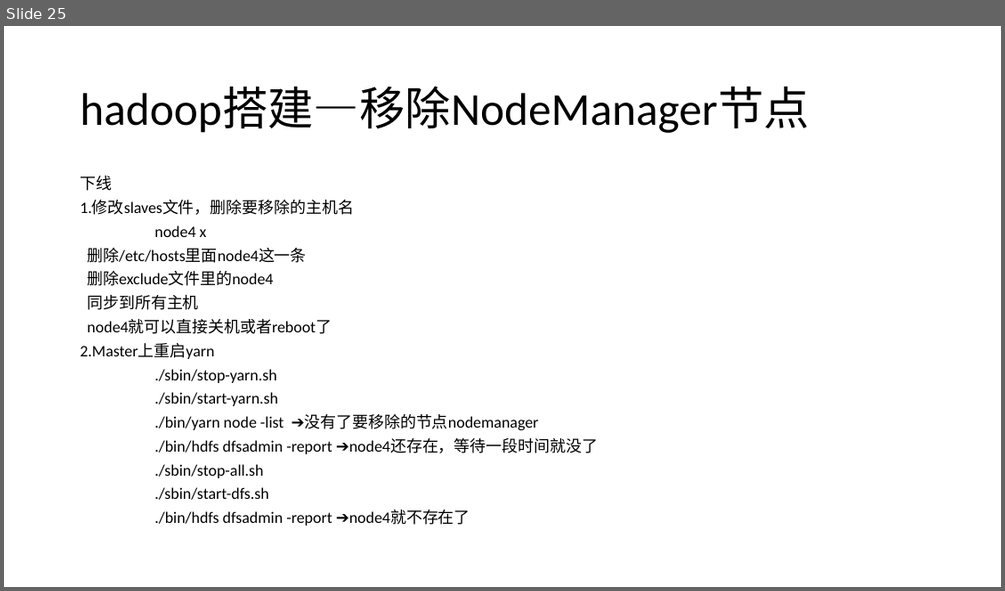
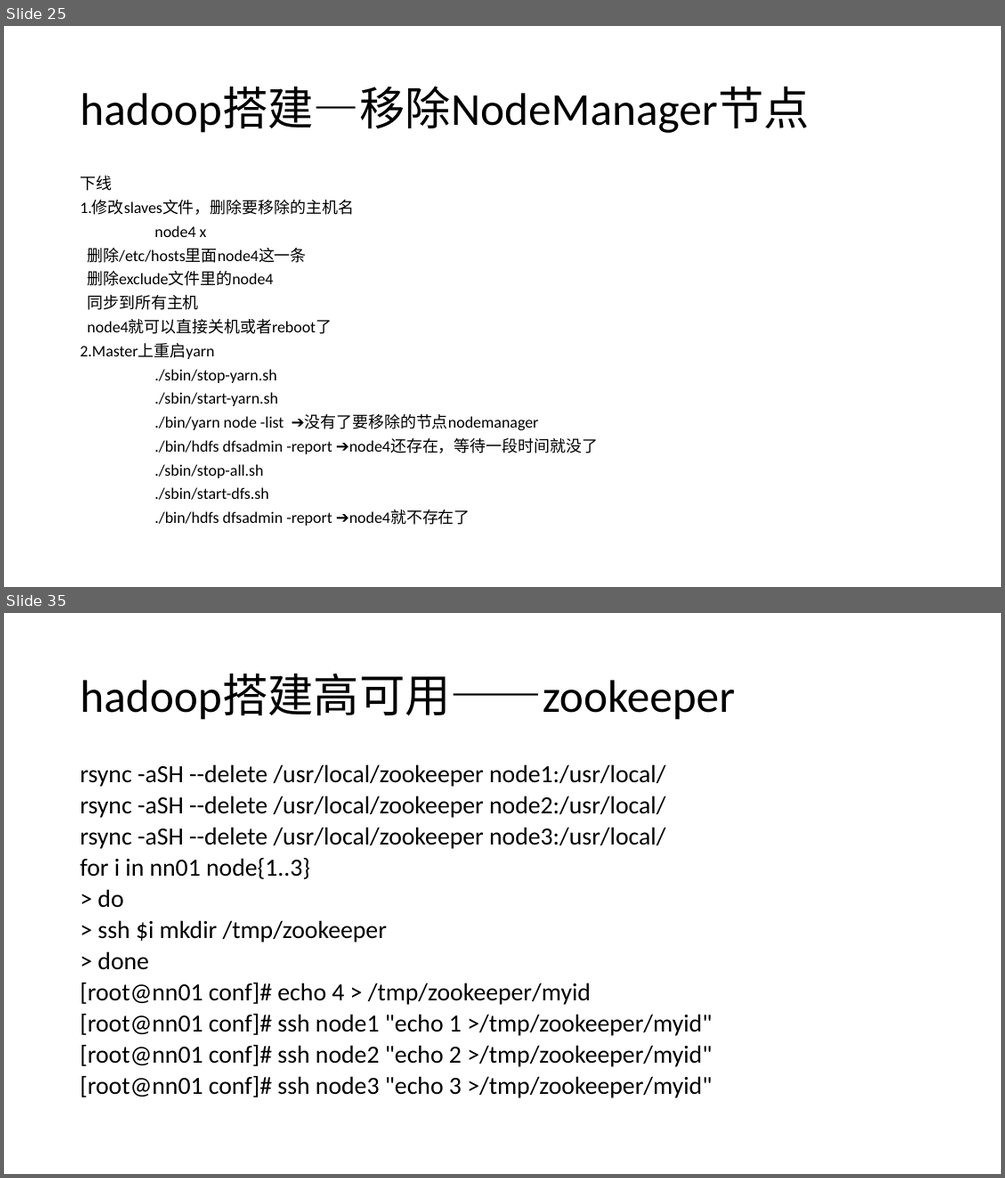
Before and after one commit to MX-Steve/nsd01, a slide deck: bixiejianpu/hadoop/bigData.pptx. Shown one above the other, each under a label of ours: slide 25 before the commit, slides 25 and 35 after it; the slides between them are not shown. The pictures are 1005x591 and 1005x1178 pixels, drawn with LibreOffice and Linux fonts; fonts in the diff are those of the drawing. Boxes give left, top, right and bottom in pixels: in the first picture for what was removed or moved away, otherwise in the second. Text is boxed around its words. In the diff, an @@ line names an element or a change of style, - is before the commit and + after.

```diff
--- a/bixiejianpu/hadoop/bigData.pptx
+++ b/bixiejianpu/hadoop/bigData.pptx
@@ slide 35 added at bbox=[4, 613, 1001, 1174], background #FFFFFF @@
@@ title added at bbox=[80, 674, 735, 720], 44 pt, text #000000 @@
+hadoop搭建高可用——zookeeper
@@ text added at bbox=[80, 764, 712, 1098], 23.8 pt, text #000000 @@
+rsync -aSH --delete /usr/local/zookeeper node1:/usr/local/
+rsync -aSH --delete /usr/local/zookeeper node2:/usr/local/
+rsync -aSH --delete /usr/local/zookeeper node3:/usr/local/
+for i in nn01 node{1..3}
+> do
+> ssh $i mkdir /tmp/zookeeper
+> done
+[root@nn01 conf]# echo 4 > /tmp/zookeeper/myid
+[root@nn01 conf]# ssh node1 "echo 1 >/tmp/zookeeper/myid"
+[root@nn01 conf]# ssh node2 "echo 2 >/tmp/zookeeper/myid"
+[root@nn01 conf]# ssh node3 "echo 3 >/tmp/zookeeper/myid"
```
Also in this commit, not shown: 5 slides changed, 8 other slides added.
